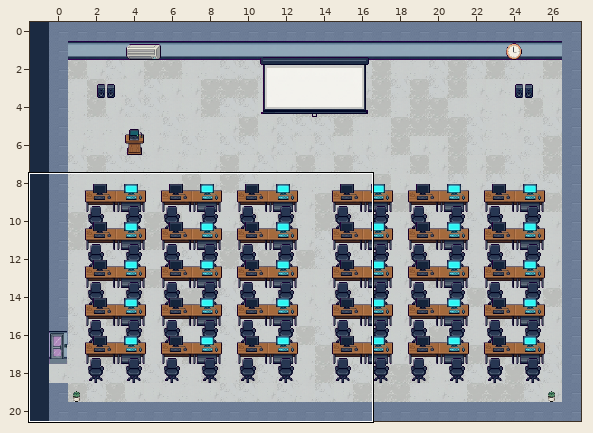
Level history. Tiled map (JSON): maps/kelas-c.tmj. Above, an overview of the earlier version with the close-up marked.
Close-up. Before:
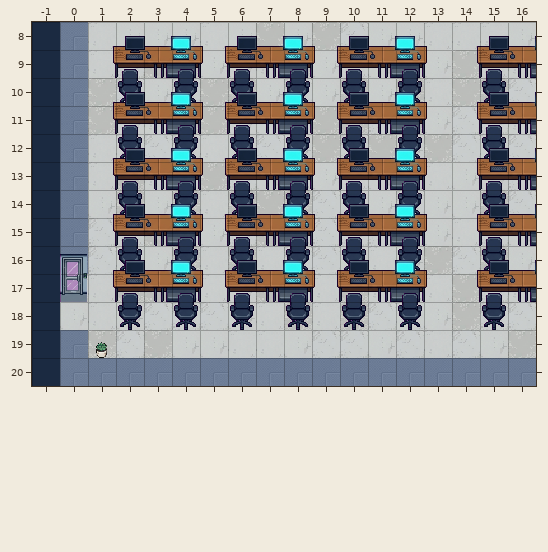
Cells are 28x28 px. Shown: x -1..16, y 8..20. The commit also changed other parts of the map, which this record leaves out.
The result:
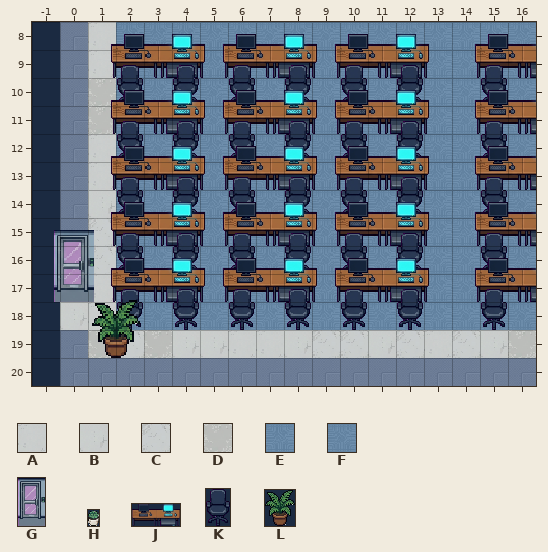
Key: from "kelas-c-floor-wall": A 0 "lantai_a", B 1 "lantai_b", C 2 "lantai_c", D 3 "lantai_d", E 4 "karpet_biru_a", F 5 "karpet_biru_b"; from "kelas-c-objects": G 5 "pintu_kelas", H 6 "tanaman_a", J 7 "meja_komputer_nyala", K 8 "kursi_putar", L 9 "tanaman_pakis".
_ is an empty cell, . an unchanged one.
Objects are placed by their top-left corner, in cells (3,4 is the top-left corner of cell 3,4); size is 1x1 cell unless given.
What changed:
--- layer "floor"
@@ x 2..16 @@
- 8 BBBABDBDCBBAAAB
- 9 CDDBBADBABBBDAA
-10 CBCDDBCBDBDADDC
-11 BADDBBBDDCDBCCA
-12 ACCABCBDCDBDCAC
-13 DACDCBABABCABBC
-14 DBDADDDCBBCBBDC
-15 ADBBCDACCCCBACB
-16 ABDADACCBABDCDB
-17 DDAABDCADAAADCA
-18 BCCCBADADCABDCC
+ 8 EEEEEFEFFEEEEEE
+ 9 FFFEEEFEEEEEFEE
+10 FEFFFEFEFEFEFFF
+11 EEFFEEEFFFFEFFE
+12 EFFEEFEFFFEFFEF
+13 FEFFFEEEEEFEEEF
+14 FEFEFFFFEEFEEFF
+15 EFEEFFEFFFFEEFE
+16 EEFEFEFFEEEFFFE
+17 FFEEEFFEFEEEFFE
+18 EFFFEEFEFFEEFFF
--- layer "objects"
-K "kursi_putar" at 8.1,9.7 size 0.9x1.3
+K "kursi_putar" at 2,9.5 size 0.9x1.5
-K "kursi_putar" at 12.1,9.7 size 0.9x1.3
+K "kursi_putar" at 6,9.5 size 0.9x1.5
-(outside this view)
+K "kursi_putar" at 10,9.5 size 0.9x1.5
-(outside this view)
+K "kursi_putar" at 15,9.5 size 0.9x1.5
-K "kursi_putar" at 4.1,11.7 size 0.9x1.3
+(outside this view)
-K "kursi_putar" at 8.1,11.7 size 0.9x1.3
+K "kursi_putar" at 2,11.5 size 0.9x1.5
-K "kursi_putar" at 12.1,11.7 size 0.9x1.3
+K "kursi_putar" at 6,11.5 size 0.9x1.5
-(outside this view)
+K "kursi_putar" at 10,11.5 size 0.9x1.5
-(outside this view)
+K "kursi_putar" at 15,11.5 size 0.9x1.5
-K "kursi_putar" at 4.1,13.7 size 0.9x1.3
+(outside this view)
-K "kursi_putar" at 8.1,13.7 size 0.9x1.3
+K "kursi_putar" at 2,13.5 size 0.9x1.5
-K "kursi_putar" at 12.1,13.7 size 0.9x1.3
+K "kursi_putar" at 6,13.5 size 0.9x1.5
-(outside this view)
+K "kursi_putar" at 10,13.5 size 0.9x1.5
-(outside this view)
+K "kursi_putar" at 15,13.5 size 0.9x1.5
-K "kursi_putar" at 4.1,15.7 size 0.9x1.3
+(outside this view)
-K "kursi_putar" at 8.1,15.7 size 0.9x1.3
+K "kursi_putar" at 2,15.5 size 0.9x1.5
-K "kursi_putar" at 12.1,15.7 size 0.9x1.3
+K "kursi_putar" at 6,15.5 size 0.9x1.5
-(outside this view)
+K "kursi_putar" at 10,15.5 size 0.9x1.5
-(outside this view)
+K "kursi_putar" at 15,15.5 size 0.9x1.5
-K "kursi_putar" at 4.1,17.7 size 0.9x1.3
+(outside this view)
-K "kursi_putar" at 8.1,17.7 size 0.9x1.3
+K "kursi_putar" at 2,17.5 size 0.9x1.5
-K "kursi_putar" at 12.1,17.7 size 0.9x1.3
+K "kursi_putar" at 6,17.5 size 0.9x1.5
-(outside this view)
+K "kursi_putar" at 10,17.5 size 0.9x1.5
-(outside this view)
+K "kursi_putar" at 15,17.5 size 0.9x1.5
+J "meja_komputer_nyala" at 1.8,8.4 size 3.4x1.6
+J "meja_komputer_nyala" at 5.8,8.4 size 3.4x1.6
+J "meja_komputer_nyala" at 9.8,8.4 size 3.4x1.6
+J "meja_komputer_nyala" at 14.8,8.4 size 3.4x1.6
+K "kursi_putar" at 4,9.5 size 0.9x1.5
+K "kursi_putar" at 8,9.5 size 0.9x1.5
+K "kursi_putar" at 12,9.5 size 0.9x1.5
+J "meja_komputer_nyala" at 1.8,10.4 size 3.4x1.6
+J "meja_komputer_nyala" at 5.8,10.4 size 3.4x1.6
+J "meja_komputer_nyala" at 9.8,10.4 size 3.4x1.6
+J "meja_komputer_nyala" at 14.8,10.4 size 3.4x1.6
+K "kursi_putar" at 4,11.5 size 0.9x1.5
+K "kursi_putar" at 8,11.5 size 0.9x1.5
+K "kursi_putar" at 12,11.5 size 0.9x1.5
+J "meja_komputer_nyala" at 1.8,12.4 size 3.4x1.6
+J "meja_komputer_nyala" at 5.8,12.4 size 3.4x1.6
+J "meja_komputer_nyala" at 9.8,12.4 size 3.4x1.6
+J "meja_komputer_nyala" at 14.8,12.4 size 3.4x1.6
+K "kursi_putar" at 4,13.5 size 0.9x1.5
+K "kursi_putar" at 8,13.5 size 0.9x1.5
+K "kursi_putar" at 12,13.5 size 0.9x1.5
+J "meja_komputer_nyala" at 1.8,14.4 size 3.4x1.6
+J "meja_komputer_nyala" at 5.8,14.4 size 3.4x1.6
+J "meja_komputer_nyala" at 9.8,14.4 size 3.4x1.6
+J "meja_komputer_nyala" at 14.8,14.4 size 3.4x1.6
+K "kursi_putar" at 4,15.5 size 0.9x1.5
+K "kursi_putar" at 8,15.5 size 0.9x1.5
+K "kursi_putar" at 12,15.5 size 0.9x1.5
+G "pintu_kelas" at -0.2,15.4 size 1.4x2.6
+J "meja_komputer_nyala" at 1.8,16.4 size 3.4x1.6
+J "meja_komputer_nyala" at 5.8,16.4 size 3.4x1.6
+J "meja_komputer_nyala" at 9.8,16.4 size 3.4x1.6
+J "meja_komputer_nyala" at 14.8,16.4 size 3.4x1.6
+K "kursi_putar" at 4,17.5 size 0.9x1.5
+K "kursi_putar" at 8,17.5 size 0.9x1.5
+K "kursi_putar" at 12,17.5 size 0.9x1.5
+L "tanaman_pakis" at 1.1,17.9 size 1.7x2.1
-J "meja_komputer_nyala" at 1.9,8.5 size 3.2x1.5
-J "meja_komputer_nyala" at 5.9,8.5 size 3.2x1.5
-J "meja_komputer_nyala" at 9.9,8.5 size 3.2x1.5
-J "meja_komputer_nyala" at 14.9,8.5 size 3.2x1.5
-K "kursi_putar" at 2.1,9.7 size 0.9x1.3
-K "kursi_putar" at 4.1,9.7 size 0.9x1.3
-K "kursi_putar" at 6.1,9.7 size 0.9x1.3
-K "kursi_putar" at 10.1,9.7 size 0.9x1.3
-K "kursi_putar" at 15.1,9.7 size 0.9x1.3
-J "meja_komputer_nyala" at 1.9,10.5 size 3.2x1.5
-J "meja_komputer_nyala" at 5.9,10.5 size 3.2x1.5
-J "meja_komputer_nyala" at 9.9,10.5 size 3.2x1.5
-J "meja_komputer_nyala" at 14.9,10.5 size 3.2x1.5
-K "kursi_putar" at 2.1,11.7 size 0.9x1.3
-K "kursi_putar" at 6.1,11.7 size 0.9x1.3
-K "kursi_putar" at 10.1,11.7 size 0.9x1.3
-K "kursi_putar" at 15.1,11.7 size 0.9x1.3
-J "meja_komputer_nyala" at 1.9,12.5 size 3.2x1.5
-J "meja_komputer_nyala" at 5.9,12.5 size 3.2x1.5
-J "meja_komputer_nyala" at 9.9,12.5 size 3.2x1.5
-J "meja_komputer_nyala" at 14.9,12.5 size 3.2x1.5
-K "kursi_putar" at 2.1,13.7 size 0.9x1.3
-K "kursi_putar" at 6.1,13.7 size 0.9x1.3
-K "kursi_putar" at 10.1,13.7 size 0.9x1.3
-K "kursi_putar" at 15.1,13.7 size 0.9x1.3
-J "meja_komputer_nyala" at 1.9,14.5 size 3.2x1.5
-J "meja_komputer_nyala" at 5.9,14.5 size 3.2x1.5
-J "meja_komputer_nyala" at 9.9,14.5 size 3.2x1.5
-J "meja_komputer_nyala" at 14.9,14.5 size 3.2x1.5
-K "kursi_putar" at 2.1,15.7 size 0.9x1.3
-K "kursi_putar" at 6.1,15.7 size 0.9x1.3
-K "kursi_putar" at 10.1,15.7 size 0.9x1.3
-K "kursi_putar" at 15.1,15.7 size 0.9x1.3
-G "pintu_kelas" at 0,16.3 size 1x1.7
-J "meja_komputer_nyala" at 1.9,16.5 size 3.2x1.5
-J "meja_komputer_nyala" at 5.9,16.5 size 3.2x1.5
-J "meja_komputer_nyala" at 9.9,16.5 size 3.2x1.5
-J "meja_komputer_nyala" at 14.9,16.5 size 3.2x1.5
-K "kursi_putar" at 2.1,17.7 size 0.9x1.3
-K "kursi_putar" at 6.1,17.7 size 0.9x1.3
-K "kursi_putar" at 10.1,17.7 size 0.9x1.3
-K "kursi_putar" at 15.1,17.7 size 0.9x1.3
-H "tanaman_a" at 1.3,19.4 size 0.4x0.6
Changed places in both close-ups, as pixel boxes (x1, y1, x2, y2):
changed: (54, 22, 536, 358)
